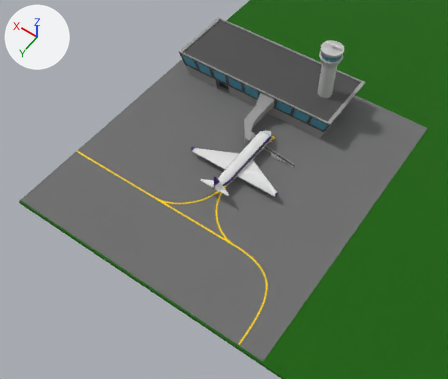
One commit to the Blender file scene.blend: the scene before it, then after it.
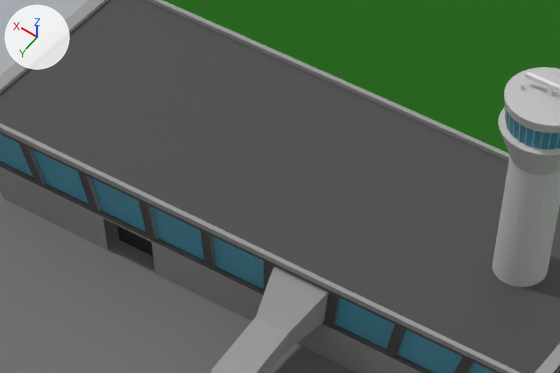
Each version is shown whole from a 50 mm camera at (4.94, 21.38, 14.41) aimed at (11.31, 12.46, 0.41), then close up on the part from 42% to 75% of the width and 6% to 32% of the height. The axes (+X, +Y, +Z) are drawn at upper left. The lights are the same throughout.

The first close-up shows 'AirportControlTower', 'AirportTerminal', 'Ground', 'Plane'.
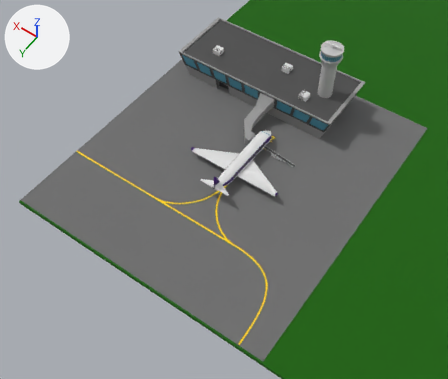
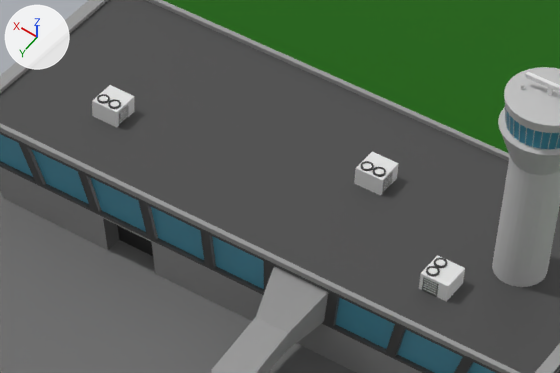
Pixel boxes (x1, y1, x2, y2) of what changed, in the close-ups (560 x 373 px):
'Cube', added
    after: (419, 255, 465, 302)
    faces in mat_airplanewhite (white #e7e7e7): (419, 255, 465, 302)
    faces in mat_jetwalkwheel (black #303030): (422, 258, 447, 297)
'Cube.001', added
    after: (354, 152, 399, 196)
    faces in mat_airplanewhite (white #e7e7e7): (354, 152, 399, 196)
    faces in mat_jetwalkwheel (black #303030): (361, 161, 393, 193)
'Cube.002', added
    after: (92, 85, 134, 127)
    faces in mat_airplanewhite (white #e7e7e7): (92, 85, 134, 127)
    faces in mat_jetwalkwheel (black #303030): (97, 94, 128, 125)

The change, as a list of edits to the scene's bpy script:
```text
Add me_cube_011:
    me_cube_011.from_pydata(...)  # 366 vertices, 304 faces; spans x -0.178..0.083, y -0.153..0.109, z -0.216..0.058
    # faces by material slot: [61, 243]
    me_cube_011.materials.append(mat_airplanewhite)  # white #e7e7e7
    me_cube_011.materials.append(mat_jetwalkwheel)  # black #303030
Add me_cube_008:
    me_cube_008.from_pydata(...)  # 366 vertices, 304 faces; spans x 11.0..11.261, y 8.312..8.575, z 0.877..1.152
    # faces by material slot: [61, 243]
    me_cube_008.materials.append(mat_airplanewhite)  # white #e7e7e7
    me_cube_008.materials.append(mat_jetwalkwheel)  # black #303030
Add ob_cube_002:
    ob_cube_002 = bpy.data.objects.new('Cube.002', me_cube_011)
    ob_cube_002.location = (14.526, 8.3, 1.094)
    ob_cube_002.rotation_euler = (0.0, 0.0, 1.571)  # degrees (0, 0, 90)
Add ob_cube_001:
    ob_cube_001 = bpy.data.objects.new('Cube.001', me_cube_011.copy())
    ob_cube_001.location = (12.214, 7.718, 1.094)
    ob_cube_001.rotation_euler = (0.0, 0.0, 1.571)  # degrees (0, 0, 90)
Add ob_cube:
    ob_cube = bpy.data.objects.new('Cube', me_cube_008)
    ob_cube.location = (0.0, 0.0, 0.0)
```
